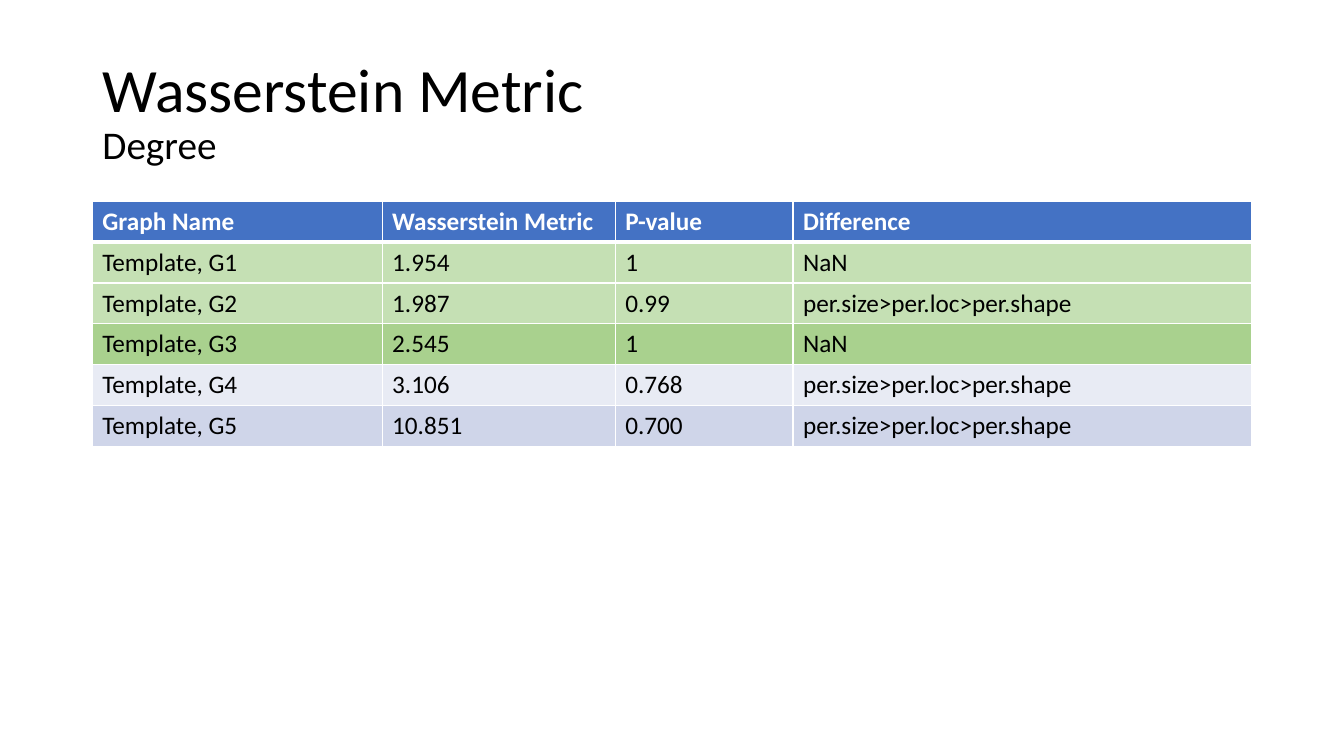
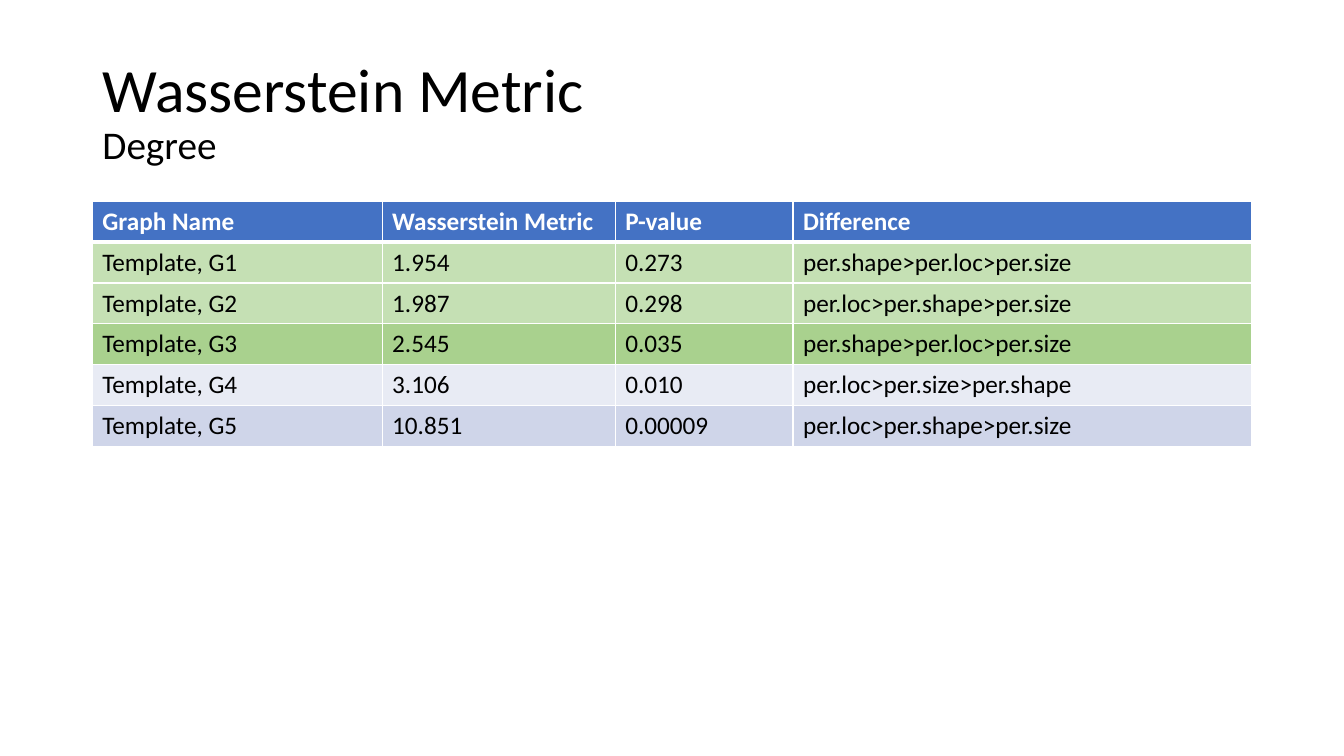
Before and after one commit to AtrayeeNeog/Visualization_2019-20, a slide deck: slide 84 of Documentation/Presentation/Project_Presentation_v2.pptx. Drawn at 1344x756 pixels with LibreOffice and Linux fonts; fonts in the diff are those of the drawing. Boxes give left, top, right and bottom in pixels: in the first picture for what was removed or moved away, otherwise in the second. Text is boxed around its words. In the diff, an @@ line names an element or a change of style, - is before the commit and + after.

```diff
--- a/Documentation/Presentation/Project_Presentation_v2.pptx
+++ b/Documentation/Presentation/Project_Presentation_v2.pptx
@@ table at (x1=93, y1=202, x2=1252, y2=447) @@
-row 2, column 3: 1
+row 2, column 3: 0.273
-row 2, column 4: NaN
+row 2, column 4: per.shape>per.loc>per.size
-row 3, column 3: 0.99
+row 3, column 3: 0.298
-row 3, column 4: per.size>per.loc>per.shape
+row 3, column 4: per.loc>per.shape>per.size
-row 4, column 3: 1
+row 4, column 3: 0.035
-row 4, column 4: NaN
+row 4, column 4: per.shape>per.loc>per.size
-row 5, column 3: 0.768
+row 5, column 3: 0.010
-row 5, column 4: per.size>per.loc>per.shape
+row 5, column 4: per.loc>per.size>per.shape
-row 6, column 3: 0.700
+row 6, column 3: 0.00009
-row 6, column 4: per.size>per.loc>per.shape
+row 6, column 4: per.loc>per.shape>per.size
```
Also in this commit, not shown: 9 other slides changed, 1 other file.
